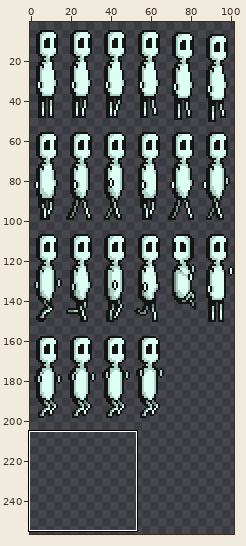
Sprite sheet: assets/graphics/creatures/player_wings.png. The picture above shows the old version from afar; the outline marks the close-up.
Close-up. Earlier state:
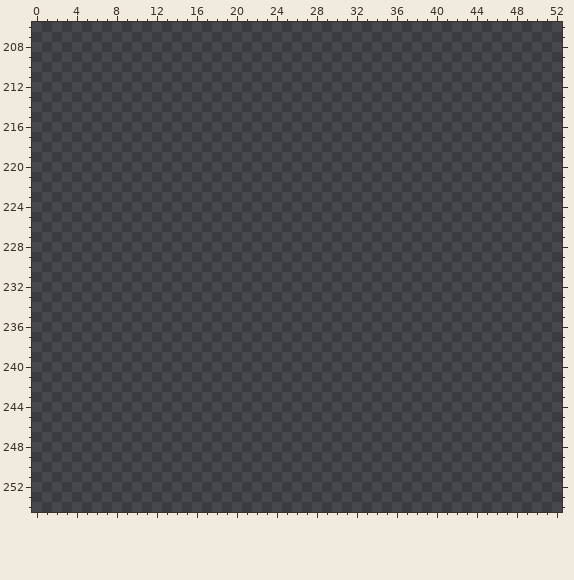
The file is 102x350 pixels. Shown: x 0..52, y 206..254. The old version is drawn lined up with the new one, on the new canvas. The wide view leaves out empty margins. The commit also changed other parts of the picture, which this record leaves out.
The same view after the edit:
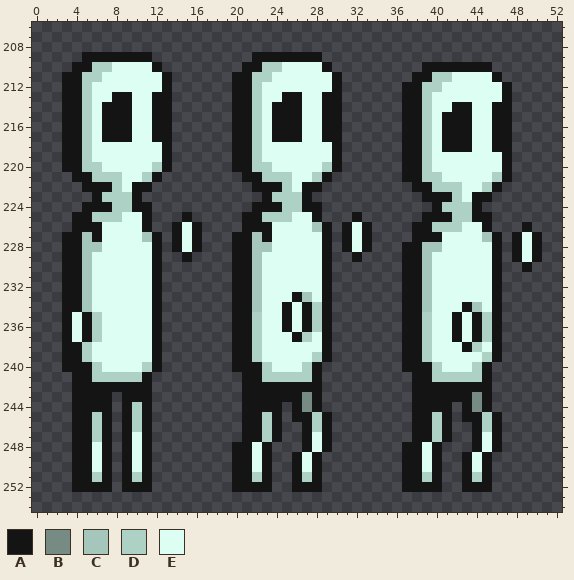
Palette (. is transparent): A #141414  B #758b83  C #a5c6ba  D #add1c4  E #ddfff3
Difference:
canvas 102x350 -> 102x306 (the part of the old canvas that was cut away was empty and is not shown)
@@ x 0..52 @@
 208 .....................................................
-209 .....................................................
-210 .....................................................
-211 .....................................................
-212 .....................................................
-213 .....................................................
-214 .....................................................
-215 .....................................................
-216 .....................................................
-217 .....................................................
-218 .....................................................
-219 .....................................................
-220 .....................................................
-221 .....................................................
-222 .....................................................
-223 .....................................................
-224 .....................................................
-225 .....................................................
-226 .....................................................
-227 .....................................................
-228 .....................................................
-229 .....................................................
-230 .....................................................
-231 .....................................................
-232 .....................................................
-233 .....................................................
-234 .....................................................
-235 .....................................................
-236 .....................................................
-237 .....................................................
-238 .....................................................
-239 .....................................................
-240 .....................................................
-241 .....................................................
-242 .....................................................
-243 .....................................................
-244 .....................................................
-245 .....................................................
-246 .....................................................
-247 .....................................................
-248 .....................................................
-249 .....................................................
-250 .....................................................
-251 .....................................................
-252 .....................................................
+209 .....AAAAAAA..........AAAAAAA........................
+210 ....AADDEEEEA........AADDEEEEA.........AAAAAAA.......
+211 ...AADDEEEEEEA......AADDEEEEEEA.......AADDEEEEA......
+212 ...AADEEEEEEEA......AADEEEEEEEA......AADDEEEEEEA.....
+213 ...AADEEAAEEAA......AADEEAAEEAA......AADEEEEEEEA.....
+214 ...AADEAAAEEAA......AADEAAAEEAA......AADEEAAEEAA.....
+215 ...AADEAAAEEAA......AADEAAAEEAA......AADEAAAEEAA.....
+216 ...AADEAAAEEAA......AADEAAAEEAA......AADEAAAEEAA.....
+217 ...AADEAAAEEAA......AADEAAAEEAA......AADEAAAEEAA.....
+218 ...AADEEEEEEEA......AADEEEEEEEA......AADEAAAEEAA.....
+219 ...AADEEEEEEEA......AADEEEEEEEA......AADEEEEEEEA.....
+220 ...AADDEEEEEDA......AADDEEEEEDA......AADEEEEEEEA.....
+221 ....AADDDEEDA........AADDDEEDA.......AADDEEEEEDA.....
+222 .....AAADEAA..........AAADEAA.........AADDDEEDA......
+223 ......ADDDA............ADDDA...........AAADEAA.......
+224 .....AAADDAA..........AAADDAA...........ADDDA........
+225 ....AADDDEEA...A.....AADDDEEA...A......AAADDAA.......
+226 ....AAAEEEEA..AEA....AAAEEEECA.AEA....AADDDEEA...A...
+227 ...AACAEEEECA.AEA...AACAEEEEEA.AEA....AAAEEEECA.AEA..
+228 ...AACCEEEEEA.AEA...AACCEEEEEA.AEA...AACCEEEEEA.AEA..
+229 ...AACEEEEEEA..A....AACEEEEEEA..A....AACEEEEEEA.AEA..
+230 ...AACEEEEEEA.......AACEEEEEEA.......AACEEEEEEA..A...
+231 ...AACEEEEEEA.......AACEEEEEEA.......AACEEEEEEA......
+232 ...AACEEEEEEA.......AACEEEEEEA.......AACEEEEEEA......
+233 ...AACEEEEEEA.......AACEEEACEA.......AACEEEEEEA......
+234 ...AACEEEEEEA.......AACEEAEADA.......AACEEEACEA......
+235 ...AEADEEEEEA.......AADEEAEADA.......AADEEAEADA......
+236 ...AEADEEEEEA.......AADEEAEADA.......AADEEAEADA......
+237 ...AEADEEEEEA.......AADEEEADEA.......AADEEAEADA......
+238 ...AADEEEEEEA.......AADEEEEEEA.......AADEEEADEA......
+239 ...AADEEEEEEA.......AADEEEEEDA.......AADEEEEEDA......
+240 ...AAADEEEEDA.......AAADEEEDA........AAADEEEDA.......
+241 ....AADDDDDA.........AADDDDDA.........AADDDDDA.......
+242 ....AAAAAAAA.........AAAAAAAA.........AAAAAAAA.......
+243 ....AAAA.AAA.........AAAAAABA.........AAAAAABA.......
+244 ....AAAA.ADA.........AAAA.ABA.........AAAA.ABA.......
+245 ....AADA.ADA.........AADA.AADA........AADA.AADA......
+246 ....AADA.ADA.........AADA..ADA........AADA..ADA......
+247 ....AADA.AEA.........AADA..AEA........AADA..AEA......
+248 ....AAEA.AEA........AAEA...AEA.......AAEA...AEA......
+249 ....AAEA.AEA........AAEA..AEA........AAEA..AEA.......
+250 ....AAEA.AEA........AAEA..AEA........AAEA..AEA.......
+251 ....AADA.ADA........AADA..ADA........AADA..ADA.......
+252 ....AAAA.AAA........AAAA..AAA........AAAA..AAA.......
 253 .....................................................
Changed places in both close-ups, as pixel boxes (x1, y1, x2, y2):
added: (62, 52, 542, 492)
